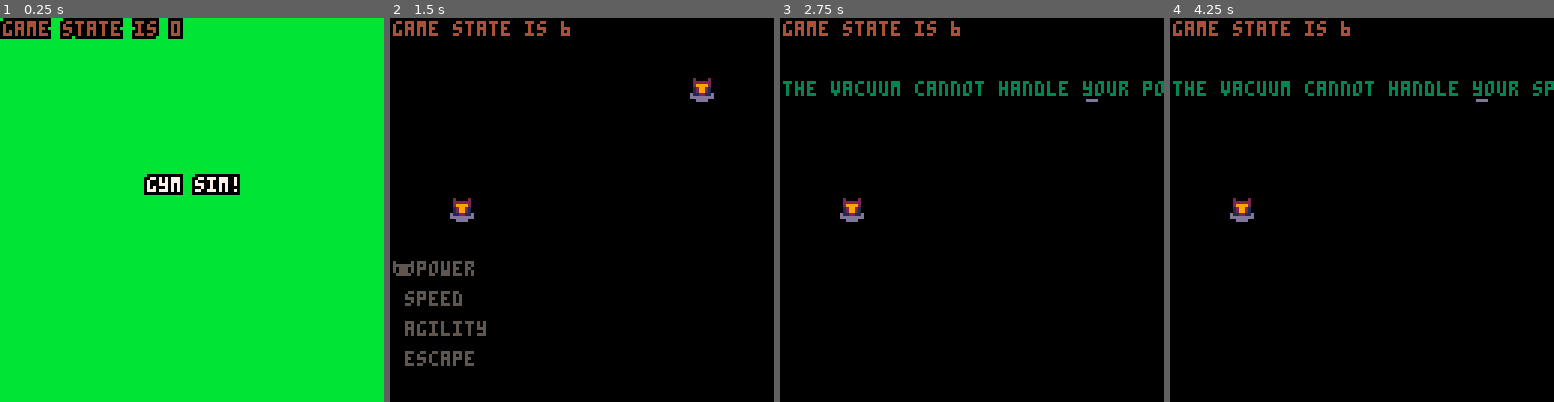
Above: before the commit, frames 1-4 (left to right).
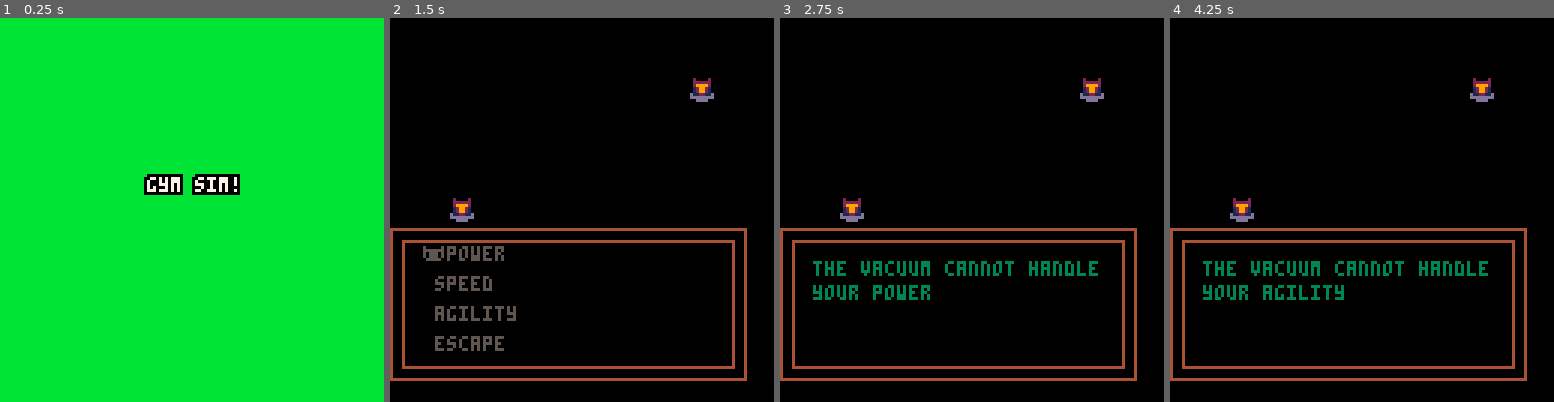
Above: after the commit, the same moments.

Repository: MarkNickerson/GymSim
Game: PICO-8 cartridge gymsim.p8
The game is run twice, just before and just after one commit, with the same random seed, the same clock (stepped at 60 frames per second) and the same inputs.
Inputs:
- Up to frame 1 (0.25 s): no input
- Up to frame 2 (1.5 s): tap X (X key) at 0.33, 1.07 s; tap O (Z key) at 0.7 s
- Up to frame 3 (2.75 s): hold Right 1.6-2.1 s; tap O (Z key) at 1.7, 2.1, 2.5 s; tap X (X key) at 1.85 s; hold Up 2.15-2.42 s; hold Right from 2.47 s (still down)
- Up to frame 4 (4.25 s): tap O (Z key) every 0.4 s from 2.9 to 4.1 s; tap X (X key) at 2.97, 4.08 s; release Right at 3.03 s; hold Left 3.08-3.58 s; hold Down 3.63-3.97 s; hold Right from 4.02 s (still down)

The runs differ from the first frame. In frame 1, 2.2% of the frame differs, in the area x 0-48%, y 0-6%; in frame 2, 7.6%; in frame 3, 8.2%; in frame 4, 8.3%, in the area x 0-100%, y 0-95%.

Commit message:
Adding function that wraps text

Diff:
--- a/gymsim.p8
+++ b/gymsim.p8
@@ -31,8 +31,25 @@
 state = game_states.splash
 boss_state = boss_states.boss_turn
 
+-- boss level things
 -- what to print on the next boss move
 boss_move = "the boss does something"
+-- which workouts have been completed
+completed_tasks = {true, true, true, true}
+-- which boss options have been chosen
+chosen_boss_options = {false, false, false, false}
+-- text to show for each boss option
+boss_fight_options = {"power", "speed", "agility", "escape"}
+-- boss responses
+boss_response = {}
+boss_response["power"] = "the vacuum cannot handle your power"
+boss_response["speed"] = "the vacuum cannot handle your speed"
+boss_response["agility"] = "the vacuum cannot handle your agility"
+boss_response["escape"] = "you manage to escape"
+-- symbol to indicate option is selected
+selected_symbol = "\130"
+-- current selected option
+selected_option = 1
 
 floor = 120
 drag = 0.3 -- 0.1 pixel per second
@@ -248,7 +264,6 @@
   elseif state == game_states.boss then
     draw_boss()
   end
-  debug()
 end
 
 
@@ -341,11 +354,19 @@
       -- advance to your turn
       boss_state = boss_states.your_turn
 
+      -- reset current selected option
+      for i=1,#chosen_boss_options do
+        if not chosen_boss_options[i] and completed_tasks[i] then
+          selected_option = i
+          break
+        end
+      end
+
+
       local is_boss_defeated = true
-      for i=1,#chosen_boss_options do
+      for i=1,#chosen_boss_options - 1 do -- do not count escape as a necessary option
         is_boss_defeated = is_boss_defeated and chosen_boss_options[i]
       end
-
       if is_boss_defeated then
         boss_state = boss_states.victory
       end
@@ -354,11 +375,14 @@
   end
 
   -- check if option has changed
+
+  local original_option = selected_option
   if btnp(2) then
-    selected_option = selected_option - 1
+    selected_option = get_prev_option_index(selected_option)
+
     sfx(20)
   elseif btnp(3) then
-    selected_option = selected_option + 1
+    selected_option = get_next_option_index(selected_option)
     sfx(20)
   end
 
@@ -391,51 +415,59 @@
   -- draw boss
   spr(5, 100, 20)
 
+  -- draw action box
+  rect(0, 120, 118, 70, 4)
+  rect(4, 116, 114, 74, 4)
   if boss_state == boss_states.your_turn then
     draw_boss_menu()
   end
 
   if boss_state == boss_states.boss_turn or boss_state == boss_states.victory then
-    write(boss_move, 0,20, 3)
-  end
-end
-
--- which workouts have been completed
-completed_tasks = {true, true, true, true}
--- which boss options have been chosen
-chosen_boss_options = {false, false, false}
--- text to show for each boss option
-boss_fight_options = {"power", "speed", "agility", "escape"}
--- boss responses
-boss_response = {}
-boss_response["power"] = "the vacuum cannot handle your power"
-boss_response["speed"] = "the vacuum cannot handle your speed"
-boss_response["agility"] = "the vacuum cannot handle your agility"
-boss_response["escape"] = "you manage to escape"
--- symbol to indicate option is selected
-selected_symbol = "\130"
--- current selected option
-selected_option = 1
+    write_with_bounds(boss_move, 10,80, 3)
+  end
+end
 
 function draw_boss_menu()
   local text_spacing = 10
   local menu_offset = {}
-  menu_offset["x"] = 0
-  menu_offset["y"] = 70
+  menu_offset["x"] = 10
+  menu_offset["y"] = 65
 
   for i = 1,#completed_tasks do
     if completed_tasks[i] and not chosen_boss_options[i] then
       -- task has been completed and option not chosen yet so draw it
       if selected_option == i then
-        write(selected_symbol .. boss_fight_options[i], menu_offset.x,menu_offset.y + text_spacing * i,5)
+        write_with_bounds(selected_symbol .. boss_fight_options[i], menu_offset.x,menu_offset.y + text_spacing * i,5)
       else
-        write(" " .. boss_fight_options[i], menu_offset.x,menu_offset.y + text_spacing * i,5)
+        write_with_bounds(" " .. boss_fight_options[i], menu_offset.x,menu_offset.y + text_spacing * i,5)
       end
     end
   end
 end
 
--- utilsgit push --set-upstream origin davey
+-- utils
+
+
+-- finds the next valid option from boss fight menu
+function get_next_option_index(cur)
+  for i=cur + 1,#boss_fight_options do
+    if not chosen_boss_options[i] and completed_tasks[i] then
+      return i
+    end
+  end
+  return cur -- no more options
+end
+
+-- finds the previous valid option from boss fight menu
+function get_prev_option_index(cur)
+  for i=cur - 1,1,-1 do
+    if not chosen_boss_options[i] and completed_tasks[i] then
+      return i
+    end
+  end
+  return cur -- no more options
+end
+
 
 
 function issolid(x, y)
@@ -478,11 +510,52 @@
     print(text,x+1,y+1,color)
 end
 
+-- prints black bordered text and wraps around to next line
+function write_with_bounds(text,base_x,base_y,color, x_bound)
+  if (x_bound == nil) then
+    x_bound = screen_size
+  end
+  local tokens = mysplit(text)
+  local xpos = base_x
+  for i=1,#tokens do
+    local word_length = (#(tokens[i]) + 1) * 4
+    if word_length + xpos >= x_bound then
+      -- go to next line, reset x position
+      base_y = base_y + 8
+      xpos = base_x
+    end
+    write(tokens[i] .. " ",xpos,base_y,color)
+    xpos += word_length
+  end
+end
+
+-- splits string into list
+function mysplit(inputstr, sep)
+  if sep == nil then
+    sep = " "
+  end
+  local t={}
+  local word = ""
+  word = sub(inputstr, 0, 0)
+  for i=1, #inputstr + 1 do
+     local char = sub(inputstr,i, i)
+     if char == sep then
+       t[#t + 1] = word
+       word = ""
+     else
+       word = word .. char
+     end
+  end
+  t[#t + 1] = word
+  return t
+end
+
 
 -- returns if module of a/b == 0. equals to a % b == 0 in other languages
 function mod_zero(a,b)
    return a - flr(a/b)*b == 0
 end
+
 __gfx__
 00000000000330009999999900000000888888880200002000000000000000000000000000000000000000000000000000000000000000000000000000000000
 00000000000ff0009000000900055000800000080222222000000000000000000000000000000000000000000000000000000000000000000000000000000000
